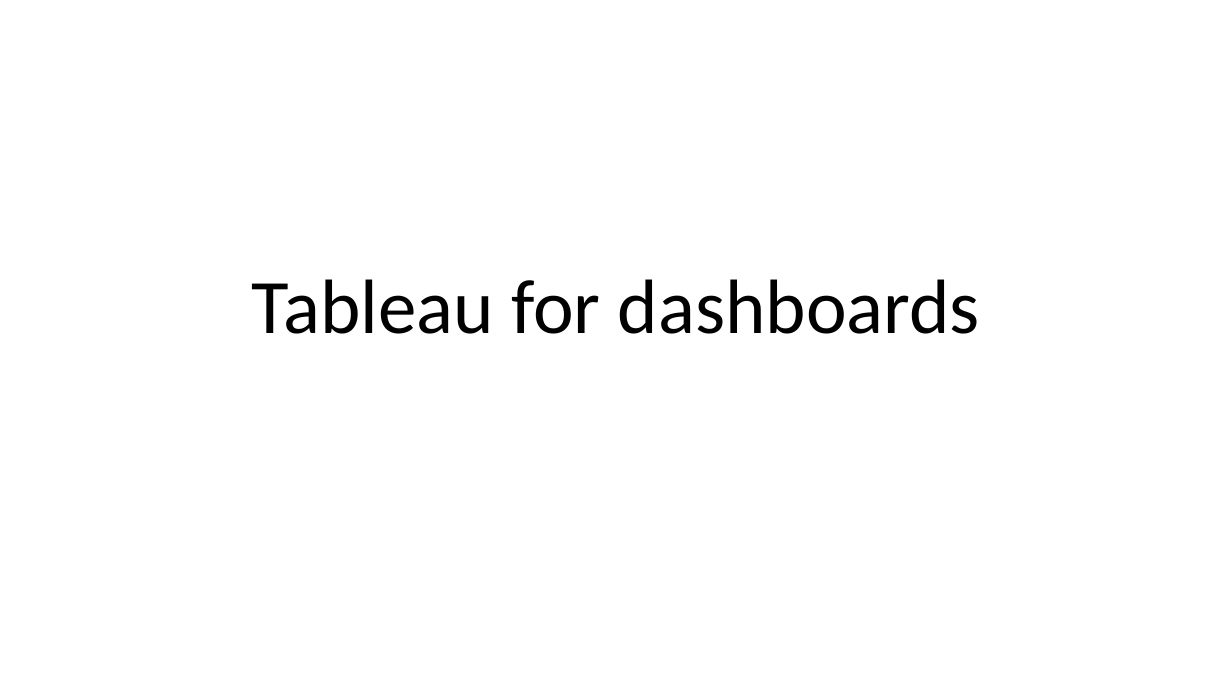
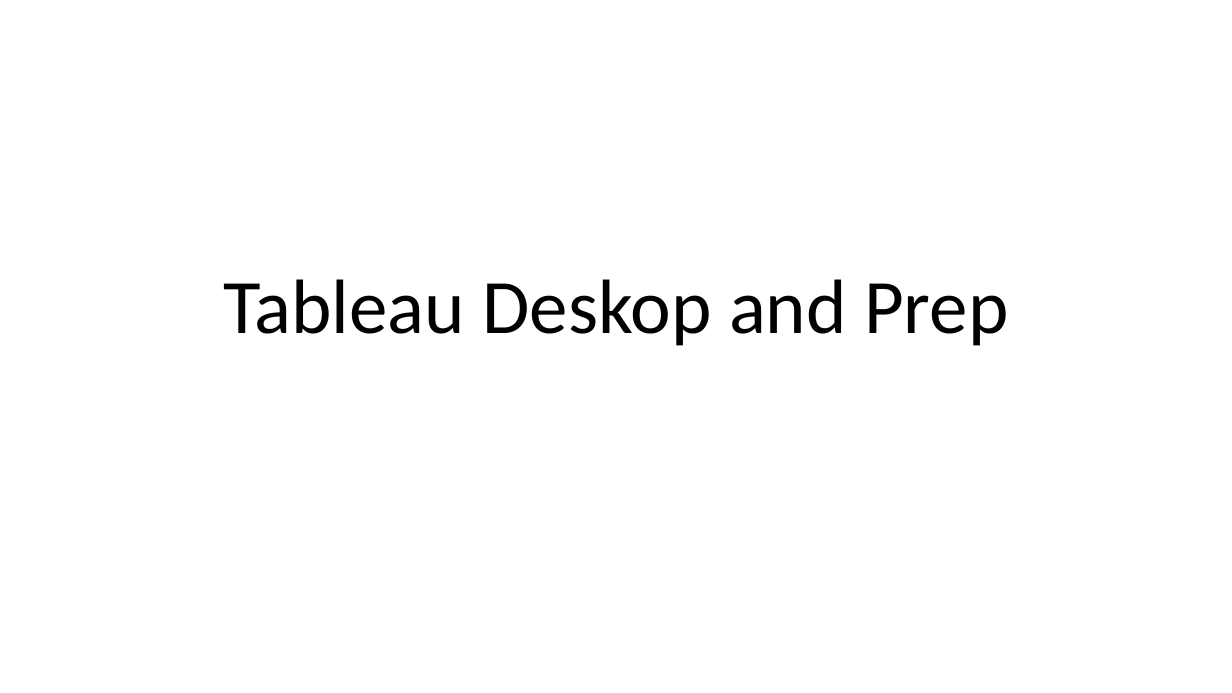
Before and after one commit to akchaudhary57/Job-Ready-Data-Analyst-Course-in-90-Days, a slide deck: slide 1 of ppt/Tableau for dashboards.pptx. Drawn at 1232x693 pixels with LibreOffice and Linux fonts; fonts in the diff are those of the drawing. Boxes give left, top, right and bottom in pixels: in the first picture for what was removed or moved away, otherwise in the second. Text is boxed around its words. In the diff, an @@ line names an element or a change of style, - is before the commit and + after.

Commit message:
PPT added

```diff
--- a/ppt/Tableau for dashboards.pptx
+++ b/ppt/Tableau for dashboards.pptx
@@ title at bbox=[223, 279, 1008, 346]: text changed @@
-Tableau for dashboards
+Tableau Deskop and Prep
```
Also in this commit, not shown: 1 slide added.
